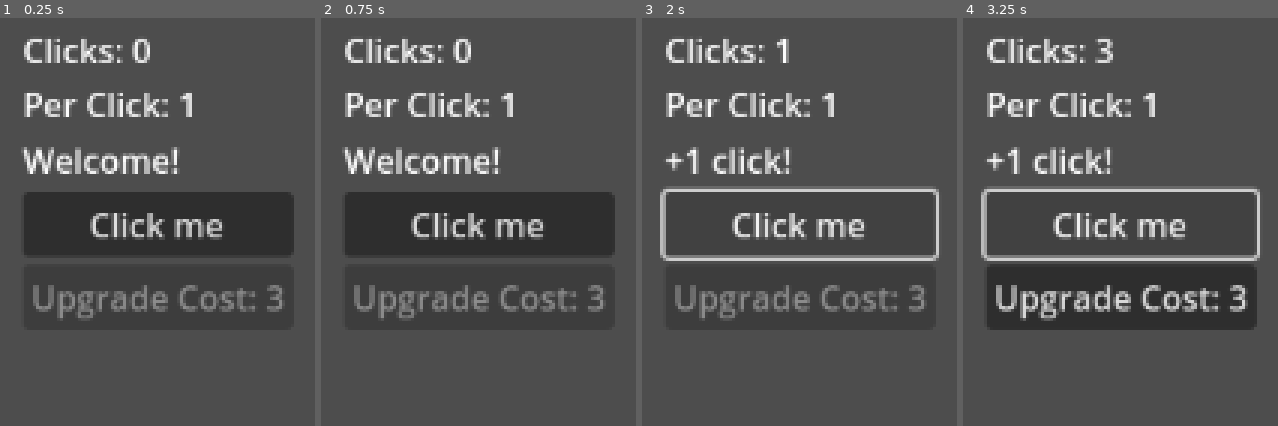
Above: before the commit, frames 1-4 (left to right).
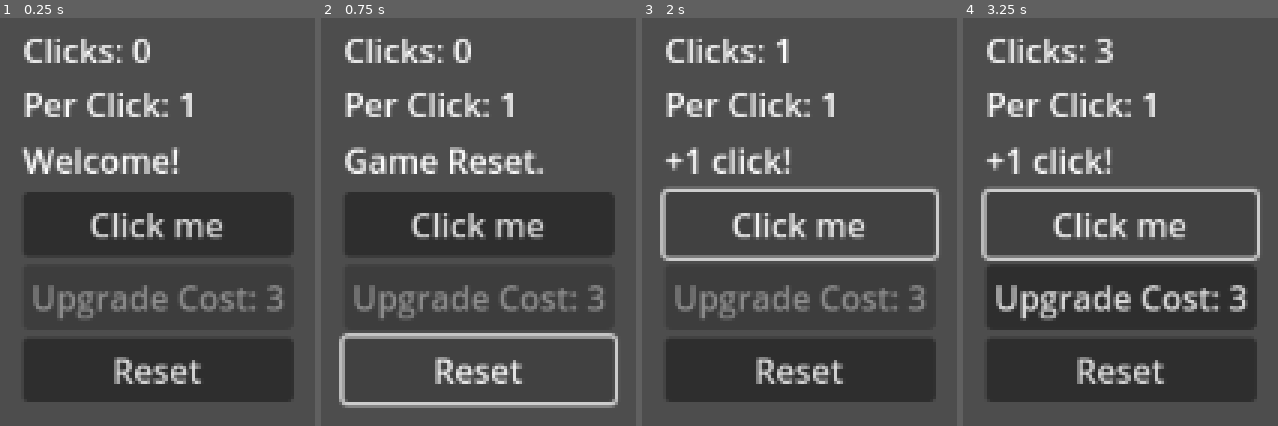
Above: after the commit, the same moments.

Repository: fehudma/godot_projects
Game: Godot game, scene res://Scenes/main.tscn
The game is run twice, just before and just after one commit, with the same random seed, the same clock (stepped at 60 frames per second) and the same inputs.
Inputs (mouse positions are in pixels of both pictures, inside the frame that each line leads up to):
- Up to frame 1 (0.25 s): no input
- Up to frame 2 (0.75 s): click (478, 368) at 0.5 s, where only the run after the commit has a clickable "Reset"
- Up to frame 3 (2 s): click "Click me" at 1.25 s
- Up to frame 4 (3.25 s): click "Click me" at 2 s; click "Click me" at 2.75 s

The runs differ from the first frame. In frame 1, 13% of the frame differs, in the area x 7-94%, y 78-95%; in frame 2, 6.6%; in frame 3, 13%; in frame 4, 13%.

Commit message:
added reset button

Diff:
--- a/Scenes/main.tscn
+++ b/Scenes/main.tscn
@@ -37,3 +37,7 @@
 [node name="UpgradeButton" type="Button" parent="VBoxContainer"]
 layout_mode = 2
 text = "Upgrade"
+
+[node name="ResetButton" type="Button" parent="VBoxContainer"]
+layout_mode = 2
+text = "Reset"
--- a/Scripts/main.gd
+++ b/Scripts/main.gd
@@ -10,6 +10,8 @@
 @onready var message_label: Label = $VBoxContainer/MessageLabel
 @onready var click_button: Button = $VBoxContainer/ClickButton
 @onready var upgrade_button: Button = $VBoxContainer/UpgradeButton
+@onready var reset_button: Button = $VBoxContainer/ResetButton
+
 #========================================
 func update_ui() -> void:
 	update_stats_label()
@@ -28,6 +30,7 @@
 func _ready() -> void:
 	click_button.pressed.connect(_on_click_button_pressed)
 	upgrade_button.pressed.connect(_on_upgrade_button_pressed)
+	reset_button.pressed.connect(_on_reset_button_pressed)
 	update_ui()
 
 # on-click functionality
@@ -58,3 +61,11 @@
 	else:
 		print("can't buy upg")
 		message_label.text = "Not enough clicks!"
+
+func _on_reset_button_pressed() -> void:
+	clicks = 0
+	clicks_per_click = 1
+	upgrade_cost= 3
+	upgrade_modifier= 1
+	message_label.text = "Game Reset."
+	update_ui()
